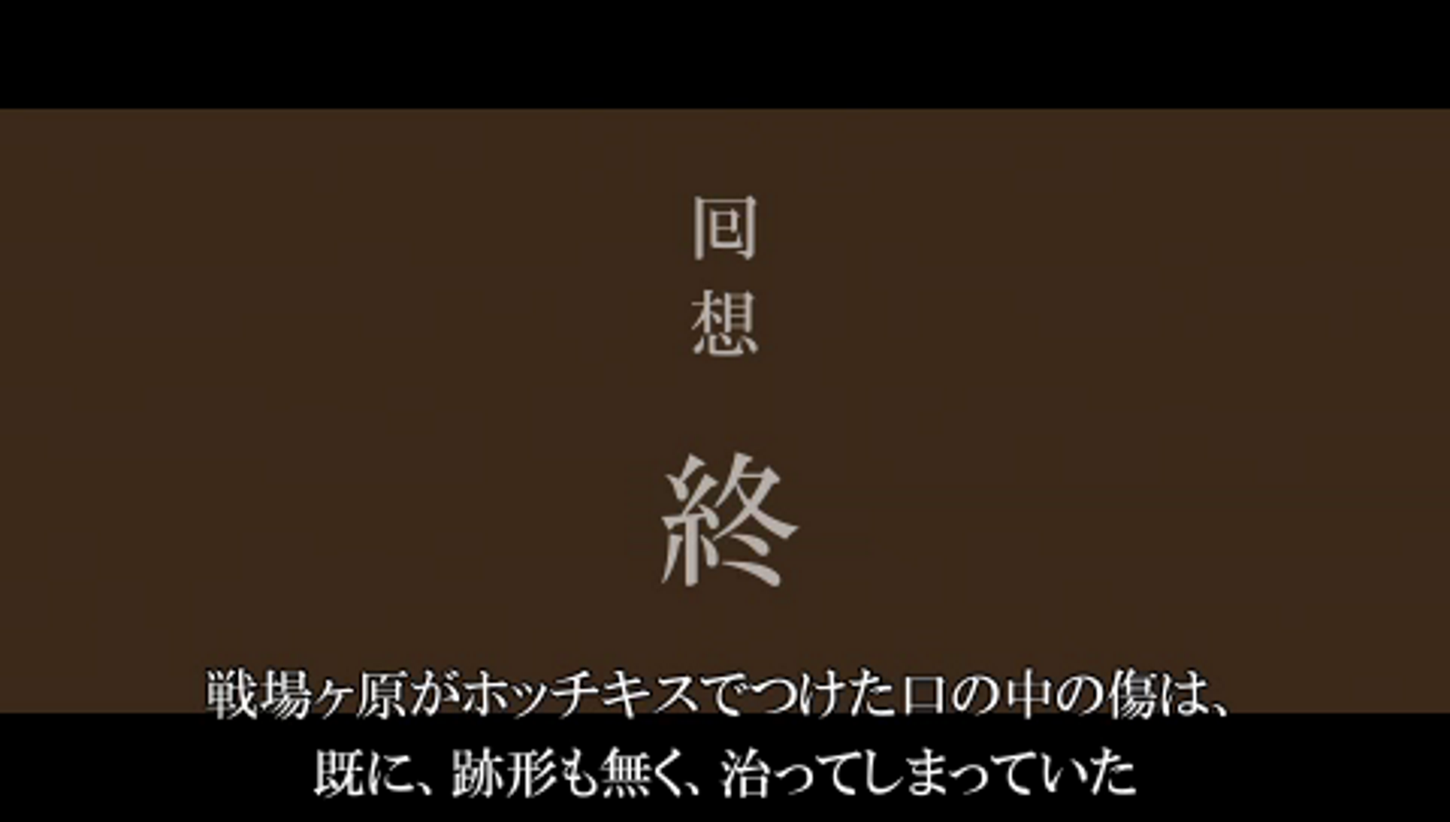
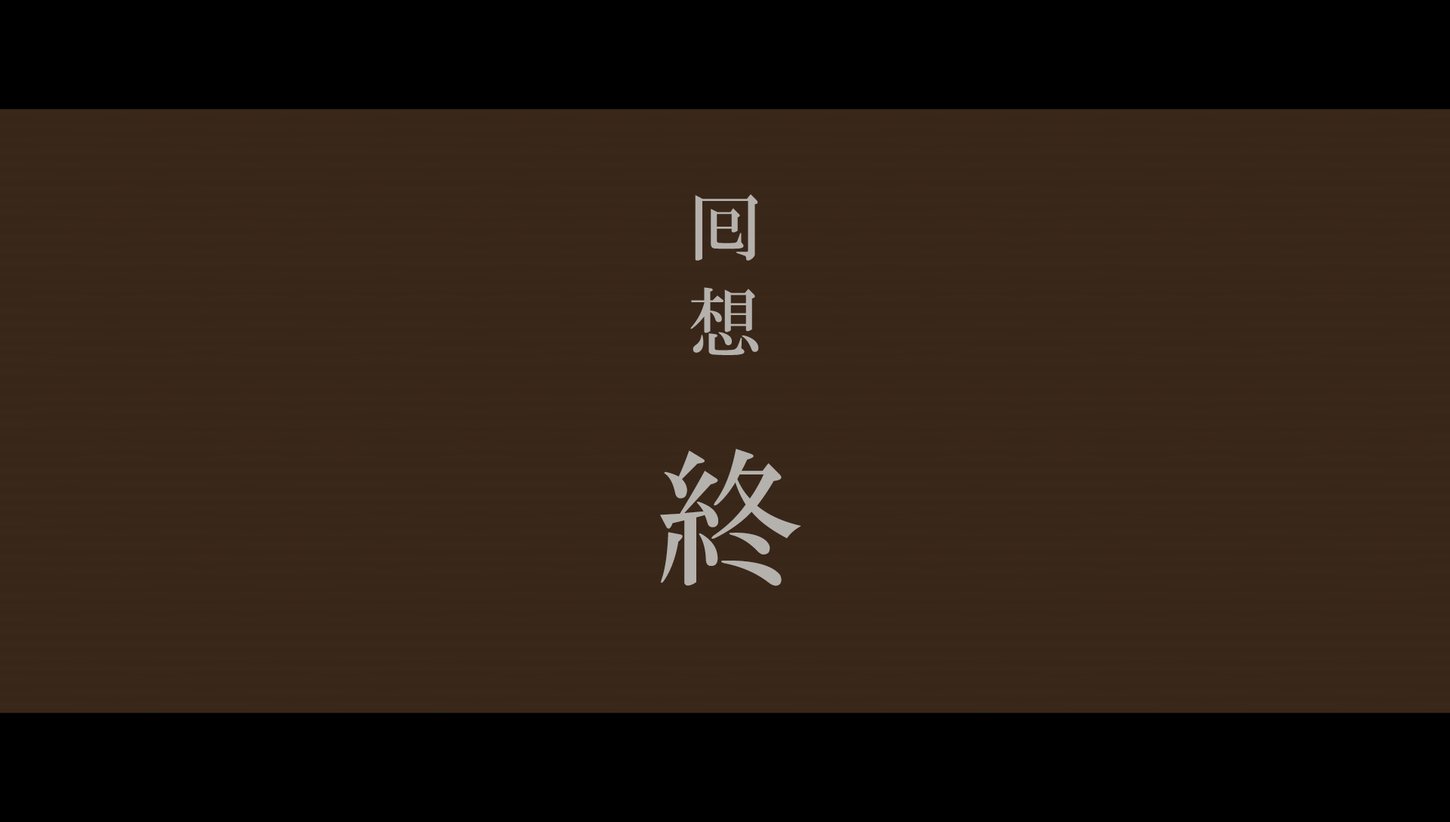
Two versions of the same layered image (1450×822). Layer-by-layer changes:
added layer "終" above "Layer 3" over [660, 448, 802, 587]
added layer "Layer 3" above "Layer 2" over [690, 194, 759, 355]
showed "Layer 2" over [0, 107, 1450, 802]
